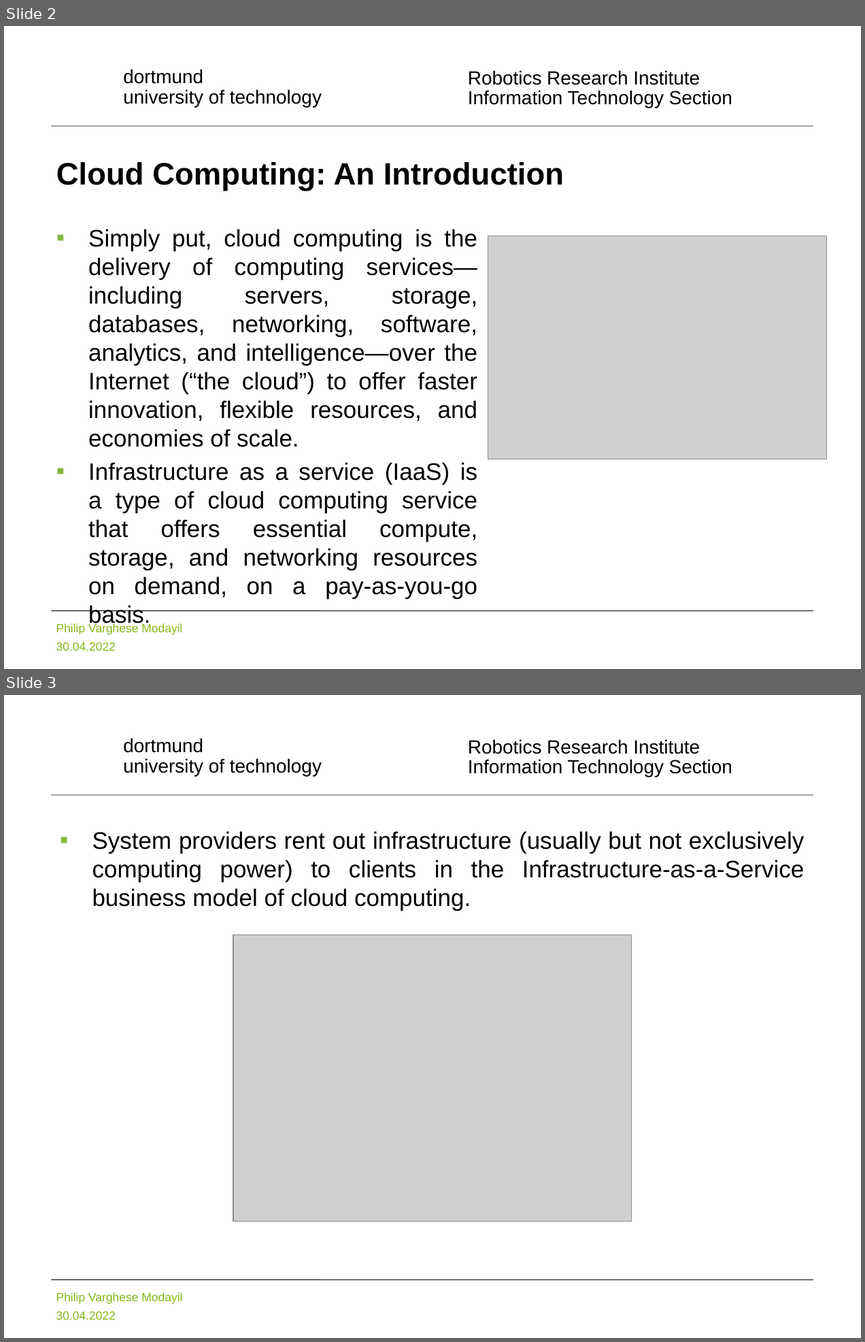
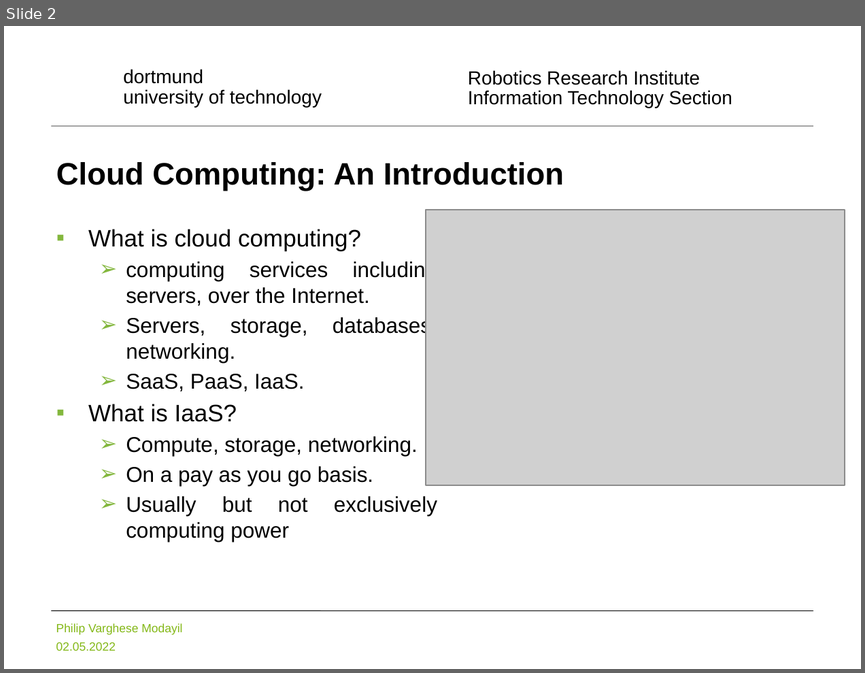
Before and after one commit to pvmodayil/Online-Immediate-Commitment-Job-Scheduling-A-Machine-Learning-Approach, a slide deck: Online Immediate Commitment Job Scheduling A Machine Learning Approach.pptx. Shown one above the other, each under a label of ours: slides 2 and 3 before the commit, slide 2 after it. The pictures are 865x1342 and 865x673 pixels, drawn with LibreOffice and Linux fonts; fonts in the diff are those of the drawing; grey boxes stand for pictures; background and template pictures are left out. Boxes give left, top, right and bottom in pixels: in the first picture for what was removed or moved away, otherwise in the second. Text is boxed around its words. In the diff, an @@ line names an element or a change of style, - is before the commit and + after.

```diff
--- a/Online Immediate Commitment Job Scheduling A Machine Learning Approach.pptx
+++ b/Online Immediate Commitment Job Scheduling A Machine Learning Approach.pptx
@@ slide 3 removed at (x1=4, y1=695, x2=861, y2=1338), background #FFFFFF; not listed: 5 template elements that a slide beside it also shows @@
@@ text removed at (x1=92, y1=831, x2=804, y2=910) @@
-▪ System providers rent out infrastructure (usually but not exclusively computing power) to clients in the Infrastructure-as-a-Service business model of cloud computing.
@@ picture removed at (x1=234, y1=935, x2=632, y2=1221) @@
@@ slide 2 changed as well @@
@@ text at (x1=88, y1=229, x2=437, y2=541): text changed; size 20 to 18 pt @@
-▪ Simply put, cloud computing is the delivery of computing services—including servers, storage, databases, networking, software, analytics, and intelligence—over the Internet (“the cloud”) to offer faster innovation, flexible resources, and economies of scale.
-▪ Infrastructure as a service (IaaS) is a type of cloud computing service that offers essential compute, storage, and networking resources on demand, on a pay-as-you-go basis.
+▪ What is cloud computing?
+  ➢ computing services including servers, over the Internet.
+  ➢ Servers, storage, databases, networking.
+  ➢ SaaS, PaaS, IaaS.
+▪ What is IaaS?
+  ➢ Compute, storage, networking.
+  ➢ On a pay as you go basis.
+  ➢ Usually but not exclusively computing power
@@ picture resized from (x1=488, y1=236, x2=827, y2=458) to (x1=426, y1=210, x2=844, y2=484) @@
@@ text at (x1=56, y1=641, x2=116, y2=650): text changed @@
-30.04.2022
+02.05.2022
```
Also in this commit, not shown: 23 other slides changed, 10 slides added, 7 other slides removed.
